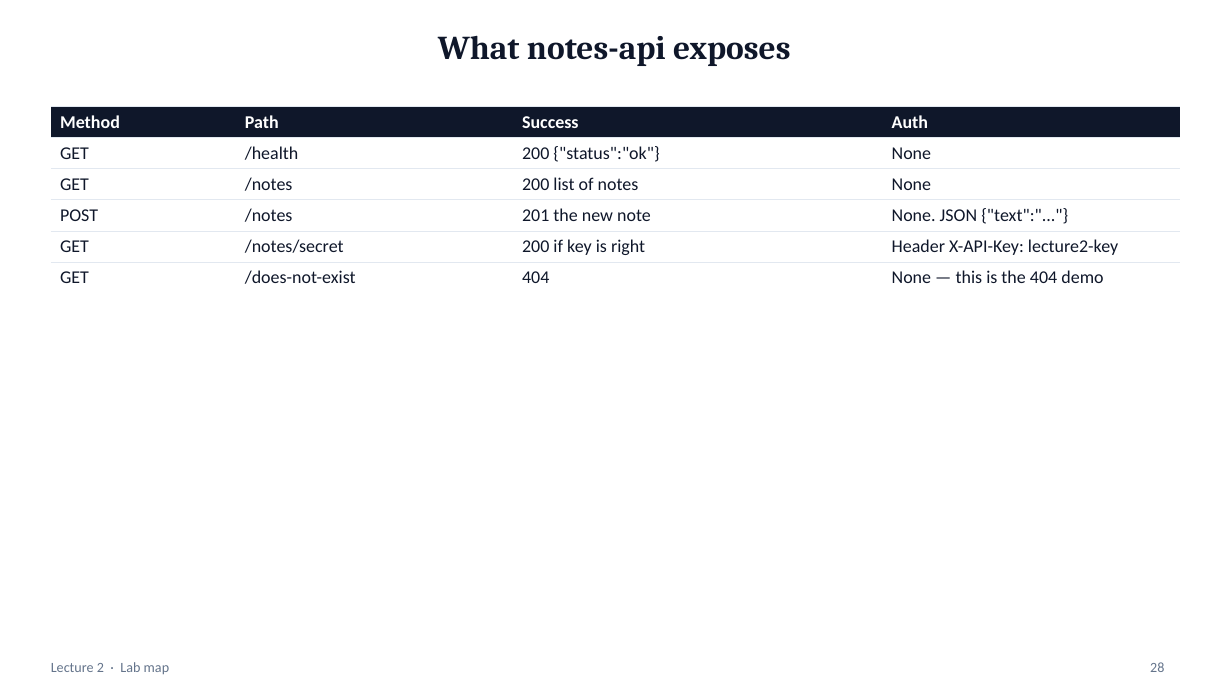
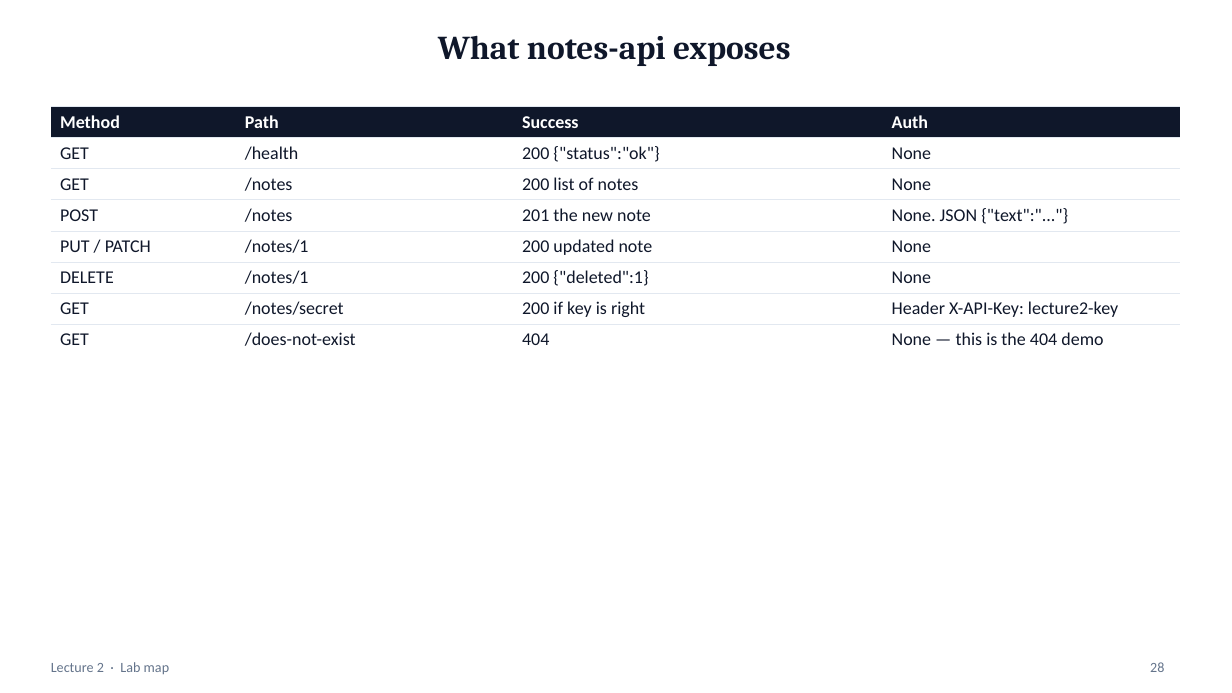
Before and after one commit to mayurb99/Devops_Beginners, a slide deck: slide 28 of lec-02/presentation/lec-02-rest-apis.pptx. Drawn at 1232x693 pixels with LibreOffice and Linux fonts; fonts in the diff are those of the drawing. Boxes give left, top, right and bottom in pixels: in the first picture for what was removed or moved away, otherwise in the second. Text is boxed around its words. In the diff, an @@ line names an element or a change of style, - is before the commit and + after.

```diff
--- a/lec-02/presentation/lec-02-rest-apis.pptx
+++ b/lec-02/presentation/lec-02-rest-apis.pptx
@@ table at bbox=[51, 106, 1180, 350] @@
+row 5: PUT / PATCH | /notes/1 | 200 updated note | None
+row 6: DELETE | /notes/1 | 200 {"deleted":1} | None
```
Also in this commit, not shown: 2 other slides changed, 4 other files.
